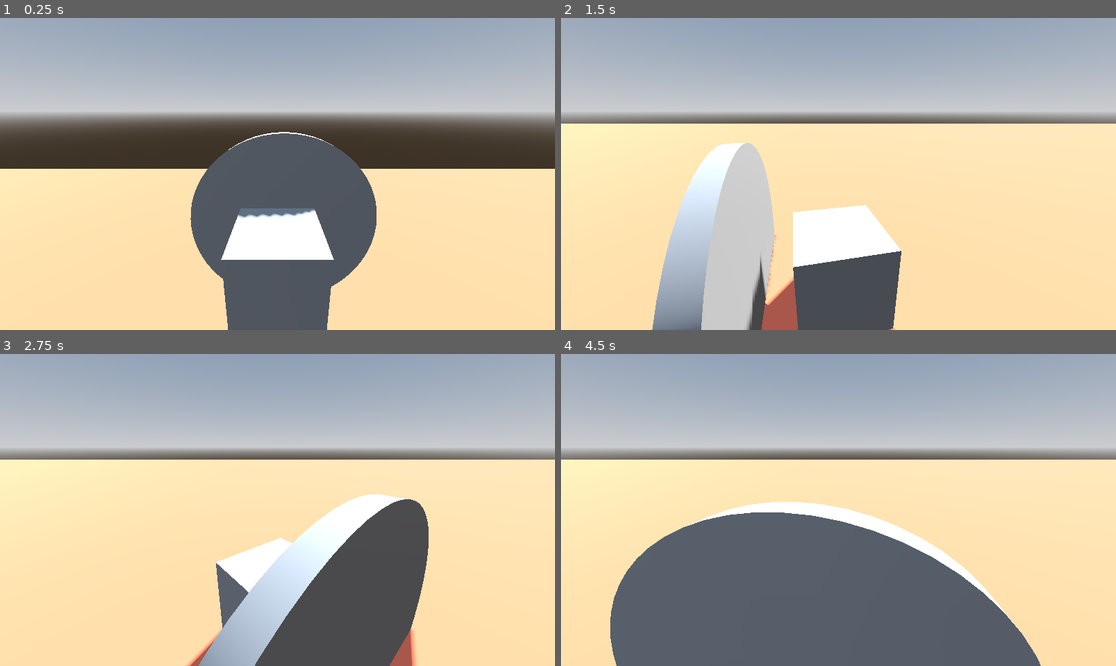
Above: before the commit, frames 1-4 (two rows, left to right).
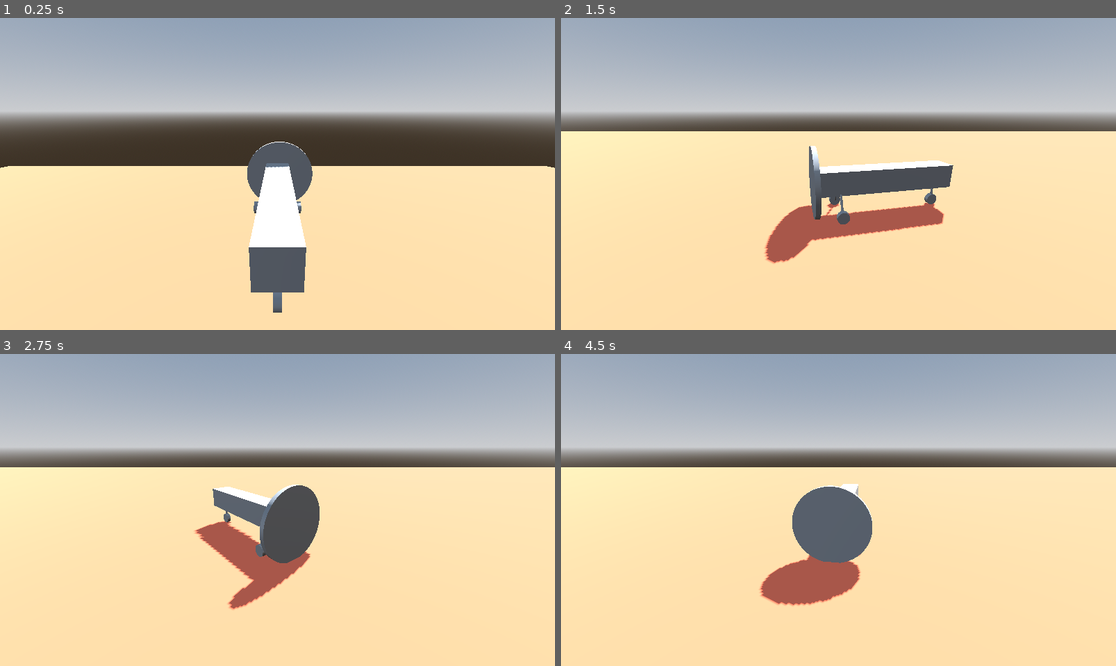
Above: after the commit, the same moments.

Repository: edave64/mayo
Game: Godot game, scene res://main.tscn
Two runs of this game, one before a commit and one after it. Both use one fixed random seed, a clock stepped at 60 frames per second and the inputs below.
Inputs:
- Up to frame 1 (0.25 s): no input
- Up to frame 2 (1.5 s): tap Enter (ui_accept) at 0.5, 0.77 s; hold Right (ui_right) 0.53-1.28 s; hold Down (ui_down) from 1.28 s (still down)
- Up to frame 3 (2.75 s): tap Enter (ui_accept) at 1.52, 2 s; release Down (ui_down) at 2.03 s; hold Right (ui_right) from 2.03 s (still down)
- Up to frame 4 (4.5 s): release Right (ui_right) at 2.78 s; hold Up (ui_up) 2.78-3.53 s; tap Enter (ui_accept) at 3.02, 3.5, 3.77 s; hold Left (ui_left) from 3.53 s (still down)

The runs differ from the first frame. In frame 1, 14% of the frame differs, in the area x 0-100%, y 36-100%; in frame 2, 24%; in frame 3, 23%; in frame 4, 33%, in the area x 0-100%, y 33-100%.

Commit message:
Improve "plane" model slightly

Diff:
--- a/camera_3d.gd
+++ b/camera_3d.gd
@@ -10,7 +10,7 @@
 func _process(delta: float) -> void:
 	var plane = get_node("../Plane")
 	position = plane.get_position()
-	position.z += 2
-	position.y += 3
+	position.z += 8
+	position.y += 4
 	rotation.x = -0.3
 	pass
--- a/main.tscn
+++ b/main.tscn
@@ -23,8 +23,11 @@
 [sub_resource type="CylinderMesh" id="CylinderMesh_ig7tw"]
 
 [sub_resource type="BoxShape3D" id="BoxShape3D_7dm0k"]
+size = Vector3(3, 3, 6.1)
 
-[sub_resource type="CylinderShape3D" id="CylinderShape3D_ig7tw"]
+[sub_resource type="CylinderMesh" id="CylinderMesh_0xm2m"]
+
+[sub_resource type="CylinderMesh" id="CylinderMesh_h2yge"]
 
 [node name="Main" type="Node3D"]
 
@@ -50,7 +53,7 @@
 script = ExtResource("1_ig7tw")
 
 [node name="MeshInstance3D" type="MeshInstance3D" parent="Plane"]
-transform = Transform3D(1, 0, 0, 0, 1, 0, 0, 0, 1, 0, 1.2409902, 0)
+transform = Transform3D(1, 0, 0, 0, 1, 0, 0, 0, 6, 0, 1.2409897, 2)
 mesh = SubResource("BoxMesh_ig7tw")
 skeleton = NodePath("")
 
@@ -59,9 +62,39 @@
 mesh = SubResource("CylinderMesh_ig7tw")
 
 [node name="CollisionShape3D" type="CollisionShape3D" parent="Plane"]
-transform = Transform3D(1, 0, 0, 0, 1, 0, 0, 0, 1, 0, 1.2409897, 0)
+transform = Transform3D(1, 0, 0, 0, 1, 0, 0, 0, 1, 0, 1.2409897, 1.95)
 shape = SubResource("BoxShape3D_7dm0k")
 
-[node name="CollisionShape3D2" type="CollisionShape3D" parent="Plane"]
-transform = Transform3D(1.9106854e-16, 4.371139e-09, 0.1, 0.1, -4.371139e-09, 0, 4.371139e-09, 0.1, -4.371139e-09, 0.1, 1.1999998, -1)
-shape = SubResource("CylinderShape3D_ig7tw")
+[node name="Node3D3" type="Node3D" parent="Plane"]
+transform = Transform3D(1, 0, -1.7484555e-07, 0, 1, 0, 1.7484555e-07, 0, 1, 0, 0, 0)
+
+[node name="MeshInstance3D3" type="MeshInstance3D" parent="Plane/Node3D3"]
+transform = Transform3D(0.09999996, -2.9802314e-08, 1.6381669e-09, -7.450581e-09, 0.7, -7.38929e-09, -1.6381652e-09, 5.1725046e-08, 0.099999964, 8.4640965e-07, 0.5, 4.5)
+mesh = SubResource("CylinderMesh_0xm2m")
+
+[node name="MeshInstance3D4" type="MeshInstance3D" parent="Plane/Node3D3"]
+transform = Transform3D(-2.1855692e-08, -0.099999964, 0, 0.49999997, -4.3711372e-09, 0, 0, 0, 0.5, 7.86805e-07, 0, 4.5)
+mesh = SubResource("CylinderMesh_h2yge")
+
+[node name="Node3D" type="Node3D" parent="Plane"]
+
+[node name="MeshInstance3D3" type="MeshInstance3D" parent="Plane/Node3D"]
+transform = Transform3D(0.09063074, 0.29583275, 0, -0.042261817, 0.63441545, 0, 0, 0, 0.099999964, -0.59999996, 0.5, 0)
+mesh = SubResource("CylinderMesh_0xm2m")
+skeleton = NodePath("../..")
+
+[node name="MeshInstance3D4" type="MeshInstance3D" parent="Plane/Node3D"]
+transform = Transform3D(-2.1855692e-08, -0.099999964, 0, 0.49999997, -4.3711372e-09, 0, 0, 0, 0.5, -0.90000004, 0, 0)
+mesh = SubResource("CylinderMesh_h2yge")
+skeleton = NodePath("../..")
+
+[node name="Node3D2" type="Node3D" parent="Plane"]
+transform = Transform3D(-1, 0, 8.742278e-08, 0, 1, 0, -8.742278e-08, 0, -1, 0, 0, 0)
+
+[node name="MeshInstance3D3" type="MeshInstance3D" parent="Plane/Node3D2"]
+transform = Transform3D(0.09063074, 0.29583275, 0, -0.042261817, 0.63441545, 0, 0, 0, 0.099999964, -0.59999996, 0.5, 0)
+mesh = SubResource("CylinderMesh_0xm2m")
+
+[node name="MeshInstance3D4" type="MeshInstance3D" parent="Plane/Node3D2"]
+transform = Transform3D(-2.1855692e-08, -0.099999964, 0, 0.49999997, -4.3711372e-09, 0, 0, 0, 0.5, -0.90000004, 0, 0)
+mesh = SubResource("CylinderMesh_h2yge")
Not shown: 1 places in main.tscn that only renumber resources
